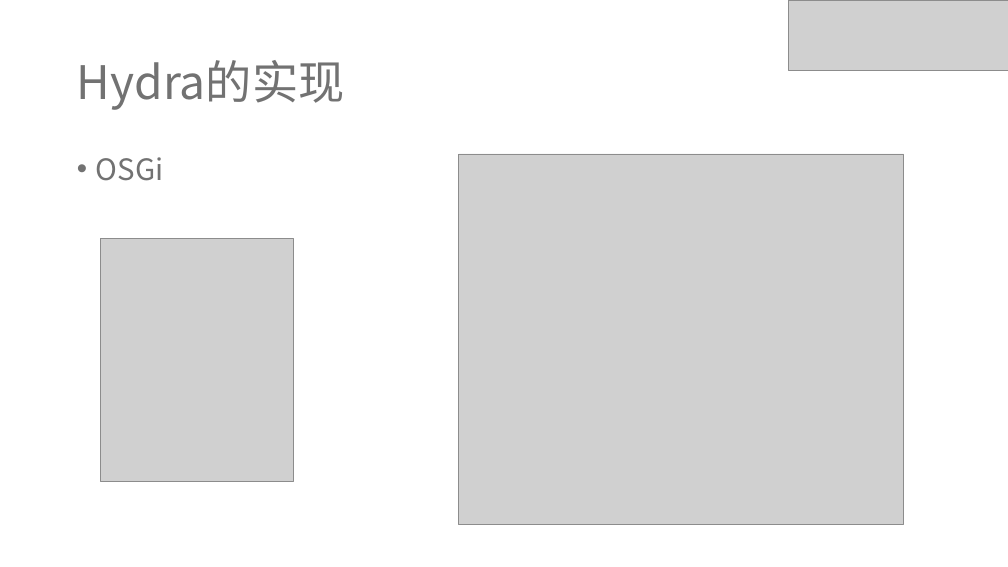
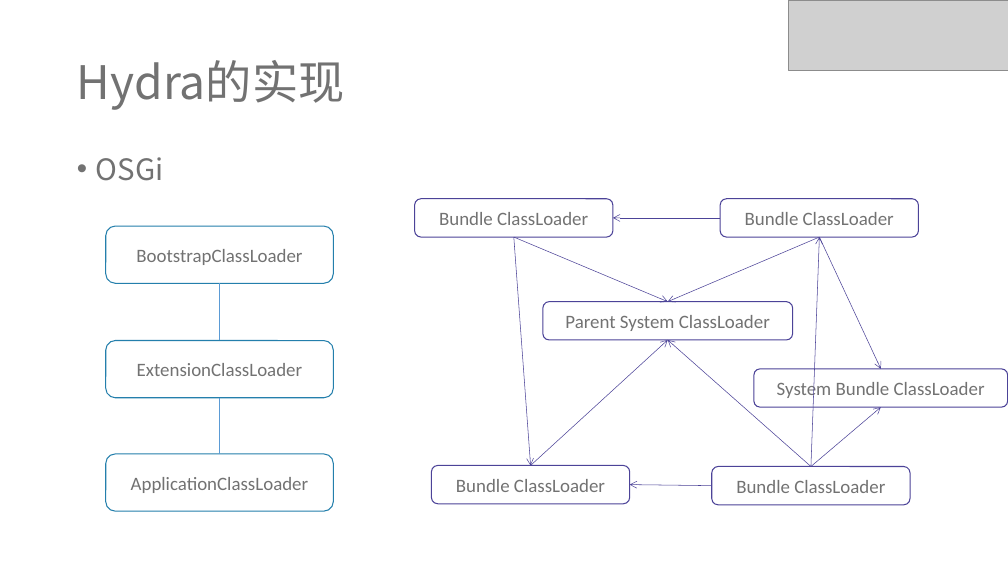
Before and after one commit to ivaneye/ivaneye.github.com, a slide deck: slide 7 of source/ppt/work/焦点服务化框架Hydra的演变-王一帆.pptx. Drawn at 1008x567 pixels with LibreOffice and Linux fonts; fonts in the diff are those of the drawing; grey boxes stand for pictures. Boxes give left, top, right and bottom in pixels: in the first picture for what was removed or moved away, otherwise in the second. Text is boxed around its words. In the diff, an @@ line names an element or a change of style, - is before the commit and + after.

Commit message:
ppt

```diff
--- a/source/ppt/work/焦点服务化框架Hydra的演变-王一帆.pptx
+++ b/source/ppt/work/焦点服务化框架Hydra的演变-王一帆.pptx
@@ picture removed at (x1=459, y1=154, x2=904, y2=525) @@
@@ rounded rectangle added at (x1=414, y1=199, x2=613, y2=237), outline #4C4398 1 pt, 18 pt, text #727272 @@
+Bundle ClassLoader
@@ rounded rectangle added at (x1=721, y1=199, x2=919, y2=237), outline #4C4398 1 pt, 18 pt, text #727272 @@
+Bundle ClassLoader
@@ picture removed at (x1=101, y1=239, x2=293, y2=482) @@
@@ rounded rectangle added at (x1=106, y1=226, x2=333, y2=284), outline #247FAC 1 pt, 18 pt, text #727272 @@
+BootstrapClassLoader
@@ arrow added from (514, 237) to (668, 302), #4C4398 0.5 pt @@
@@ arrow added from (514, 237) to (531, 466), #4C4398 0.5 pt @@
@@ arrow added from (721, 218) to (613, 218), #4C4398 0.5 pt @@
@@ arrow added from (820, 237) to (668, 302), #4C4398 0.5 pt @@
@@ arrow added from (811, 467) to (820, 237), #4C4398 0.5 pt @@
@@ arrow added from (820, 237) to (881, 369), #4C4398 0.5 pt @@
@@ line added from (219, 284) to (219, 340), #5B9BD5 0.5 pt @@
@@ rounded rectangle added at (x1=543, y1=302, x2=792, y2=340), outline #4C4398 1 pt, 18 pt, text #727272 @@
+Parent System ClassLoader
@@ rounded rectangle added at (x1=106, y1=340, x2=333, y2=398), outline #247FAC 1 pt, 18 pt, text #727272 @@
+ExtensionClassLoader
@@ arrow added from (531, 466) to (668, 340), #4C4398 0.5 pt @@
@@ arrow added from (811, 467) to (668, 340), #4C4398 0.5 pt @@
@@ rounded rectangle added at (x1=754, y1=369, x2=1008, y2=408), outline #4C4398 1 pt, 18 pt, text #727272 @@
+System Bundle ClassLoader
@@ line added from (219, 398) to (219, 454), #5B9BD5 0.5 pt @@
@@ arrow added from (811, 467) to (881, 408), #4C4398 0.5 pt @@
@@ rounded rectangle added at (x1=106, y1=454, x2=333, y2=511), outline #247FAC 1 pt, 18 pt, text #727272 @@
+ApplicationClassLoader
@@ rounded rectangle added at (x1=432, y1=466, x2=630, y2=504), outline #4C4398 1 pt, 18 pt, text #727272 @@
+Bundle ClassLoader
@@ rounded rectangle added at (x1=712, y1=467, x2=910, y2=505), outline #4C4398 1 pt, 18 pt, text #727272 @@
+Bundle ClassLoader
@@ arrow added from (712, 485) to (630, 485), #4C4398 0.5 pt @@
```
Also in this commit, not shown: 1 other slide changed.
